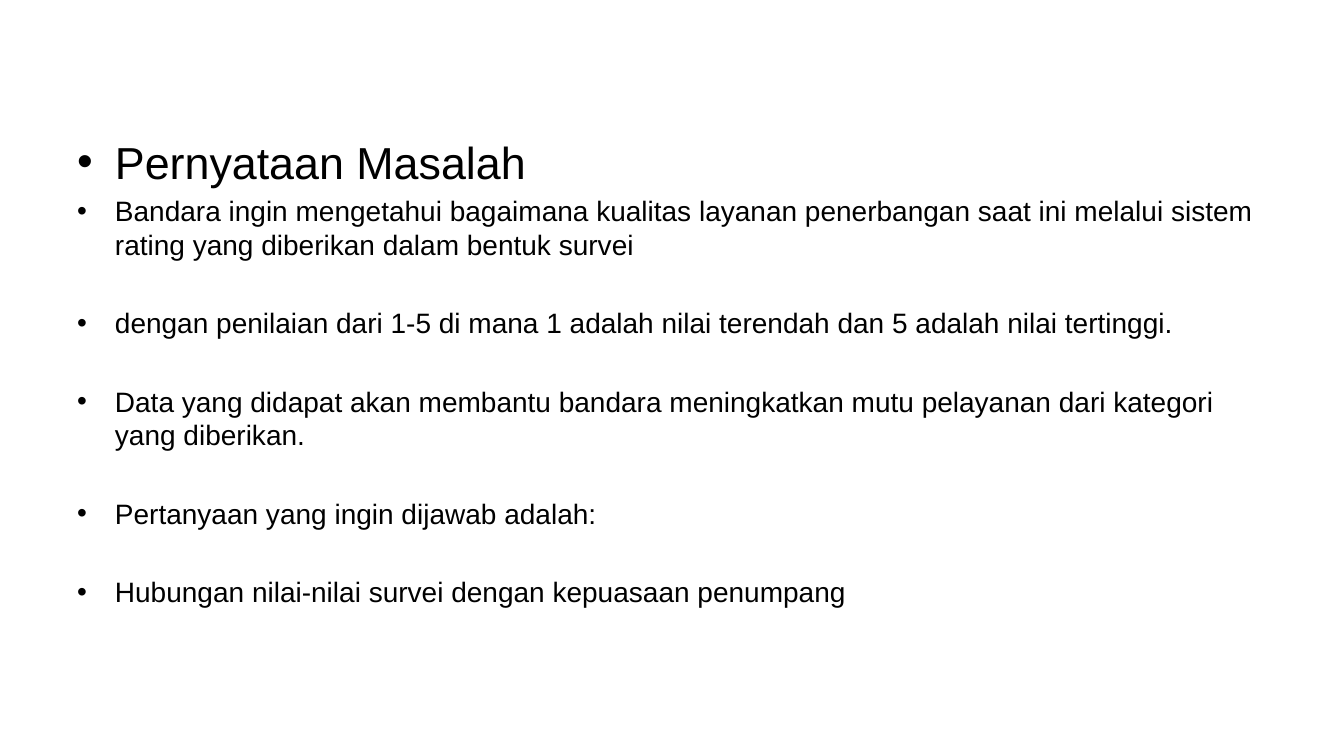
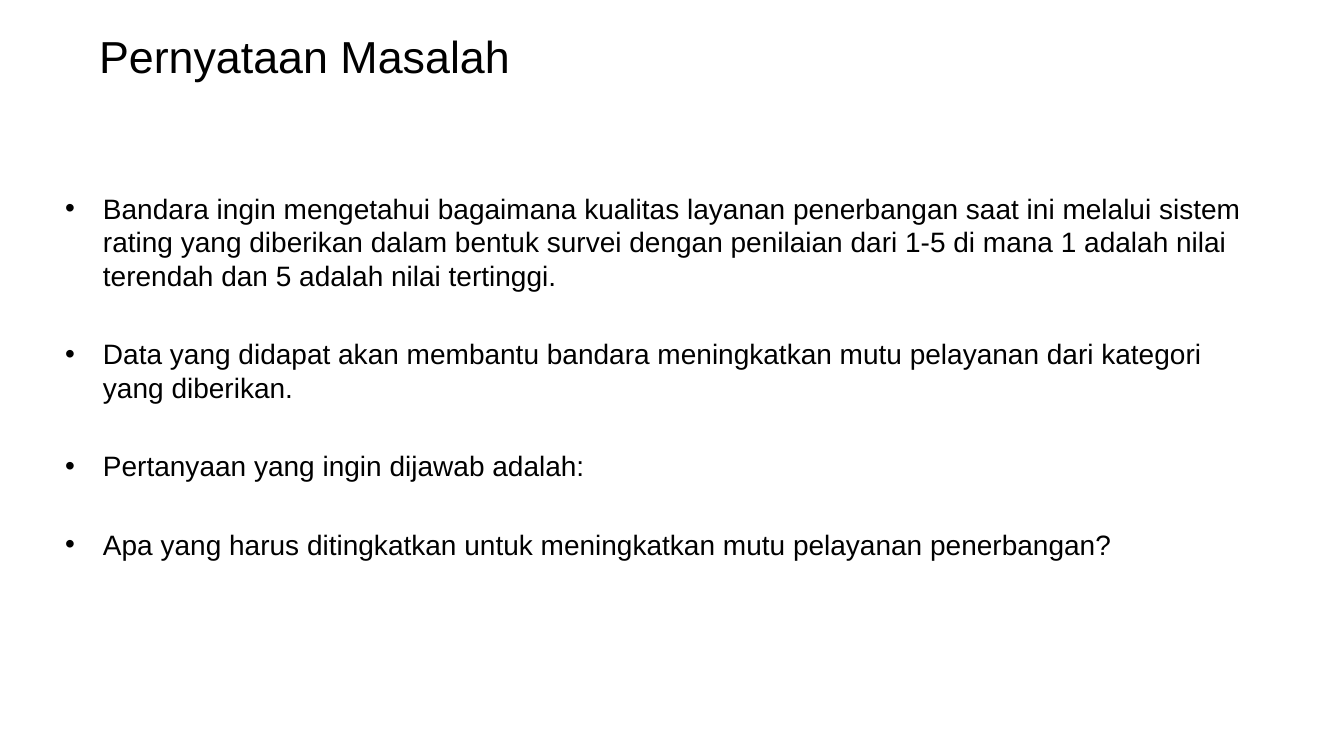
Before and after one commit to edolas315/Capstone-Modul-2, a slide deck: slide 3 of Capstone Modul 2.pptx. Drawn at 1344x756 pixels with LibreOffice and Linux fonts; fonts in the diff are those of the drawing; background and template pictures are left out. Boxes give left, top, right and bottom in pixels: in the first picture for what was removed or moved away, otherwise in the second. Text is boxed around its words. In the diff, an @@ line names an element or a change of style, - is before the commit and + after.

```diff
--- a/Capstone Modul 2.pptx
+++ b/Capstone Modul 2.pptx
@@ text added at (99, 40, 509, 82), 32 pt, text #000000 @@
+Pernyataan Masalah
@@ text "Bandara ingin mengetahui bagaimana kualitas ...": place and size @@
-text "Bandara ingin mengetahui bagaimana kualitas ..." at (115, 146, 1252, 607)
+text "Bandara ingin mengetahui bagaimana kualitas ..." at (103, 198, 1240, 560)
@@ text at (103, 198, 1240, 291): text changed @@
-• Pernyataan Masalah
-• Bandara ingin mengetahui bagaimana kualitas layanan penerbangan saat ini melalui sistem rating yang diberikan dalam bentuk survei
-• dengan penilaian dari 1-5 di mana 1 adalah nilai terendah dan 5 adalah nilai tertinggi.
+• Bandara ingin mengetahui bagaimana kualitas layanan penerbangan saat ini melalui sistem rating yang diberikan dalam bentuk survei dengan penilaian dari 1-5 di mana 1 adalah nilai terendah dan 5 adalah nilai tertinggi.
@@ text at (103, 534, 1111, 560): text changed @@
-• Hubungan nilai-nilai survei dengan kepuasaan penumpang
+• Apa yang harus ditingkatkan untuk meningkatkan mutu pelayanan penerbangan?
```
Also in this commit, not shown: 4 other slides changed.
